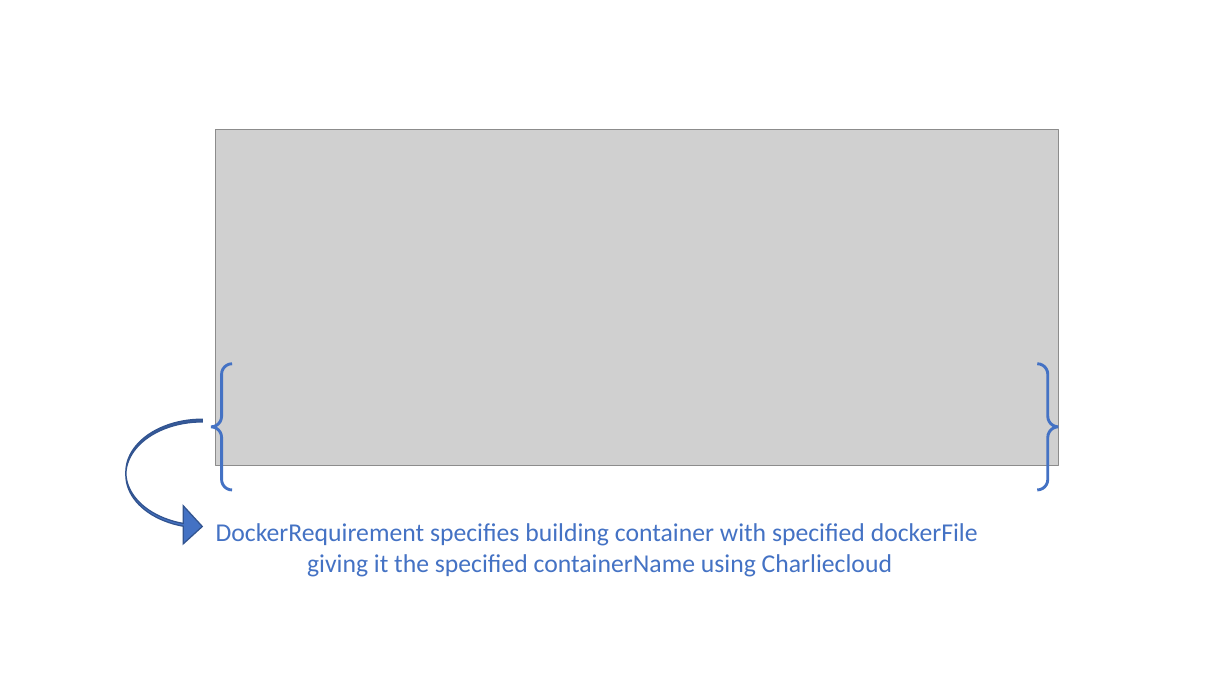
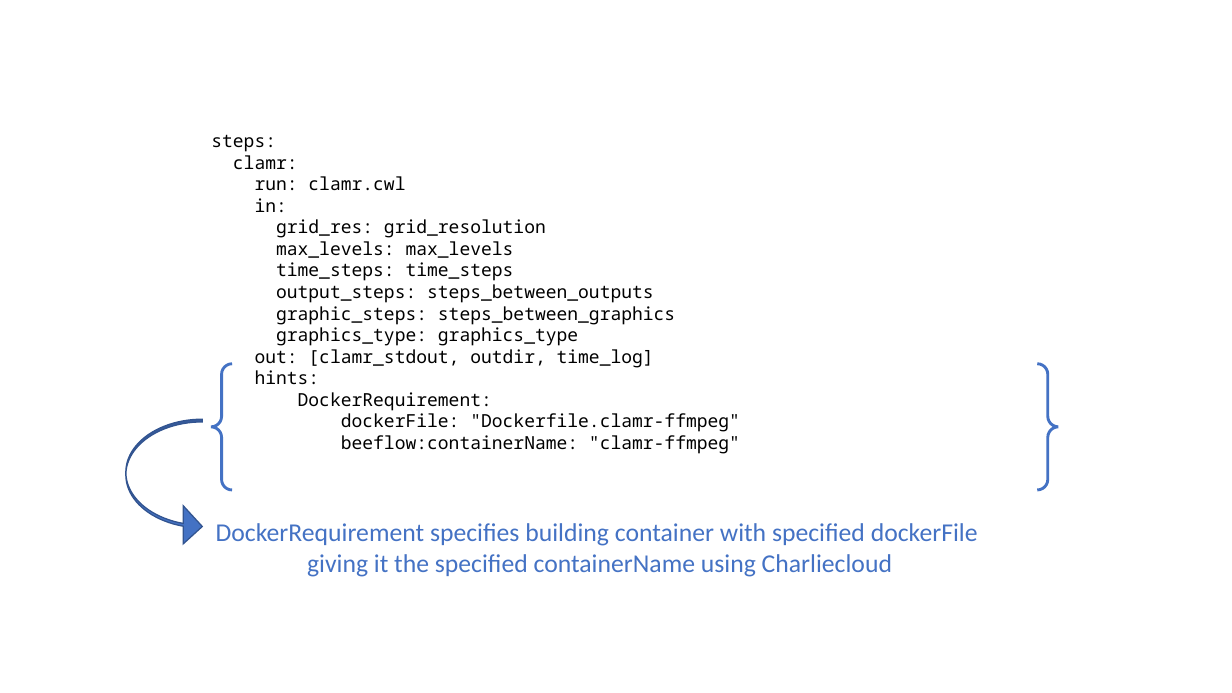
Before and after one commit to lanl/BEE, a slide deck: slide 1 of docs/sphinx/images/src/clamr-step.pptx. Drawn at 1232x693 pixels with LibreOffice and Linux fonts; fonts in the diff are those of the drawing; grey boxes stand for pictures. Boxes give left, top, right and bottom in pixels: in the first picture for what was removed or moved away, otherwise in the second. Text is boxed around its words. In the diff, an @@ line names an element or a change of style, - is before the commit and + after.

Commit message:
Modify image for new location of dockerfile

```diff
--- a/docs/sphinx/images/src/clamr-step.pptx
+++ b/docs/sphinx/images/src/clamr-step.pptx
@@ text added at [211, 134, 740, 454], 14 pt, text #000000 @@
+steps:
+clamr:
+run: clamr.cwl
+in:
+grid_res: grid_resolution
+max_levels: max_levels
+time_steps: time_steps
+output_steps: steps_between_outputs
+graphic_steps: steps_between_graphics
+graphics_type: graphics_type
+out: [clamr_stdout, outdir, time_log]
+hints:
+DockerRequirement:
+dockerFile: "Dockerfile.clamr-ffmpeg"
+beeflow:containerName: "clamr-ffmpeg"
@@ picture removed at [215, 130, 1058, 466] @@
```
Also in this commit, not shown: 1 other file.
